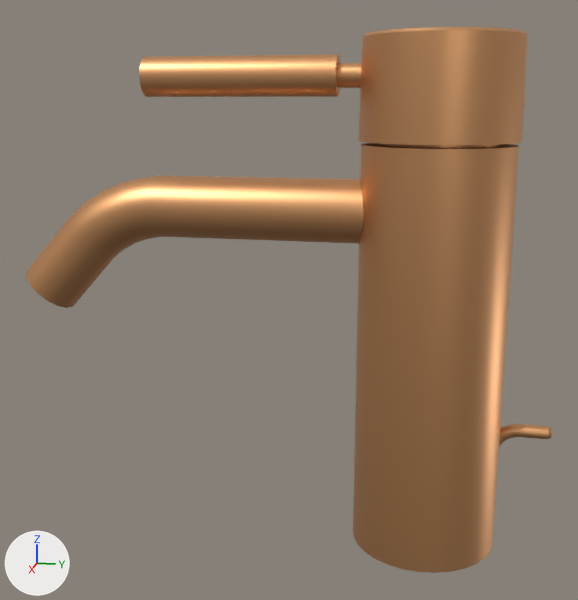
A saved change to the glTF model models/33-502-660-39.glb.
The view is the same before and after, from a camera (50 mm lens) standing at (0.2406, 0.0511, 0.1367) and looking at (-0.0002, 0.003, 0.0765). The axes (+X, +Y, +Z) are drawn at lower left. The lights are the same throughout. The first picture is the older version. Where no turn or scale is listed for an object, it has been applied to the vertices.

Before the edit, the objects in view are built like this:
```python
ob_l_2e84a2f5_9ee6_4637_9123_485a44de7cbb_i1 = bpy.data.objects.new('L_2e84a2f5_9ee6_4637_9123_485a44de7cbb_I1', me_l_2e84a2f5_9ee6_4637_9123_485a44de7cbb_i1_012)
ob_l_2e84a2f5_9ee6_4637_9123_485a44de7cbb_i1.location = (0.0, 0.0, 0.0)
ob_l_4fc056a4_26e0_46f9_9d84_6a3c61ff8eb3_i2 = bpy.data.objects.new('L_4fc056a4_26e0_46f9_9d84_6a3c61ff8eb3_I2', me_l_4fc056a4_26e0_46f9_9d84_6a3c61ff8eb3_i2_012)
ob_l_4fc056a4_26e0_46f9_9d84_6a3c61ff8eb3_i2.location = (0.0, 0.0, 0.0)
ob_l_5f0e5e2c_48e4_4358_863d_c5d17711d95d_i3 = bpy.data.objects.new('L_5f0e5e2c_48e4_4358_863d_c5d17711d95d_I3', me_l_5f0e5e2c_48e4_4358_863d_c5d17711d95d_i3_012)
ob_l_5f0e5e2c_48e4_4358_863d_c5d17711d95d_i3.location = (0.0, 0.0, 0.0)
ob_l_988a0db4_95fc_456a_949c_9ed2fd407976_i5 = bpy.data.objects.new('L_988a0db4_95fc_456a_949c_9ed2fd407976_I5', me_l_988a0db4_95fc_456a_949c_9ed2fd407976_i5_012)
ob_l_988a0db4_95fc_456a_949c_9ed2fd407976_i5.location = (0.0, 0.0, 0.0)
ob_l_a4983444_ec9c_48fd_90e0_4f27d86538d8_i6 = bpy.data.objects.new('L_a4983444_ec9c_48fd_90e0_4f27d86538d8_I6', me_l_a4983444_ec9c_48fd_90e0_4f27d86538d8_i6_012)
ob_l_a4983444_ec9c_48fd_90e0_4f27d86538d8_i6.location = (0.0, 0.0, 0.0)
ob_l_eba97abb_d69d_467f_9fb6_ce883ce695e5_i7 = bpy.data.objects.new('L_eba97abb_d69d_467f_9fb6_ce883ce695e5_I7', me_l_eba97abb_d69d_467f_9fb6_ce883ce695e5_i7_012)
ob_l_eba97abb_d69d_467f_9fb6_ce883ce695e5_i7.location = (0.0, 0.0, 0.0)
```
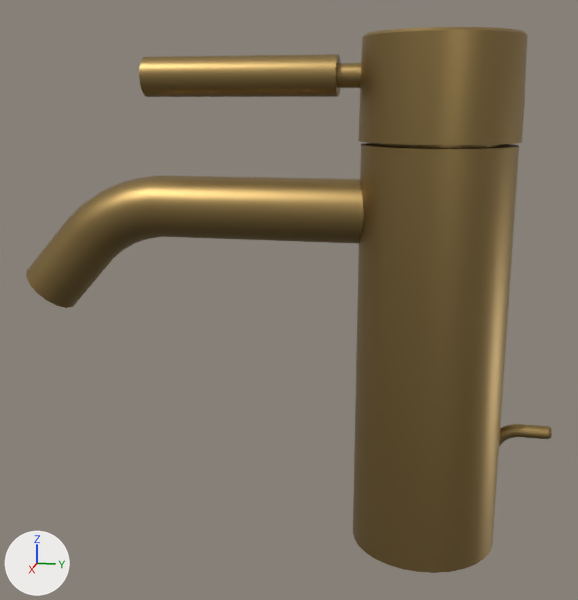
Where the change shows, as pixel boxes [x1, y1, x2, y2] in the pictures (578 x 600 px):
'L_5f0e5e2c_48e4_4358_863d_c5d17711d95d_I3', recoloured (beige to brown): [353, 143, 519, 573] in both
'L_eba97abb_d69d_467f_9fb6_ce883ce695e5_I7', recoloured (beige to brown): [26, 175, 364, 308] in both
'L_988a0db4_95fc_456a_949c_9ed2fd407976_I5', recoloured (beige to brown): [358, 27, 528, 145] in both
'L_4fc056a4_26e0_46f9_9d84_6a3c61ff8eb3_I2', recoloured (darker): [139, 54, 361, 97] in both
'L_2e84a2f5_9ee6_4637_9123_485a44de7cbb_I1', recoloured (darker): [499, 424, 552, 447] in both
'L_a4983444_ec9c_48fd_90e0_4f27d86538d8_I6', recoloured (beige to brown): [381, 144, 498, 148] in both

What the commit changed:
Material 'DB_39' (mat_db_39) is new.
Its base color is (0.356, 0.242, 0.0931) (brown #a18756).
Its metallic is 1.0.
Its roughness is 0.45.
me_l_2e84a2f5_9ee6_4637_9123_485a44de7cbb_i1_012 has 105 vertices, 206 faces and spans x -0.002..0.002, y 0.0623..0.0849, z 0.0233..0.0405.
me_l_2e84a2f5_9ee6_4637_9123_485a44de7cbb_i1_012 no longer uses material mat_d_39 (beige #e2a875).
me_l_2e84a2f5_9ee6_4637_9123_485a44de7cbb_i1_012 gains material mat_db_39 (brown #a18756).
me_l_4fc056a4_26e0_46f9_9d84_6a3c61ff8eb3_i2_012 has 62 vertices, 120 faces and spans x -0.0059..0.006, y -0.0413..0.0257, z 0.1385..0.1505.
me_l_4fc056a4_26e0_46f9_9d84_6a3c61ff8eb3_i2_012 no longer uses material mat_d_39 (beige #e2a875).
me_l_4fc056a4_26e0_46f9_9d84_6a3c61ff8eb3_i2_012 gains material mat_db_39 (brown #a18756).
me_l_5f0e5e2c_48e4_4358_863d_c5d17711d95d_i3_012 has 62 vertices, 120 faces and spans x -0.0225..0.0225, y 0.0249..0.0696, z 0.0..0.125.
me_l_5f0e5e2c_48e4_4358_863d_c5d17711d95d_i3_012 no longer uses material mat_d_39 (beige #e2a875).
me_l_5f0e5e2c_48e4_4358_863d_c5d17711d95d_i3_012 gains material mat_db_39 (brown #a18756).
me_l_988a0db4_95fc_456a_949c_9ed2fd407976_i5_012 has 254 vertices, 504 faces and spans x -0.0232..0.0232, y 0.024..0.0705, z 0.126..0.156.
me_l_988a0db4_95fc_456a_949c_9ed2fd407976_i5_012 no longer uses material mat_d_39 (beige #e2a875).
me_l_988a0db4_95fc_456a_949c_9ed2fd407976_i5_012 gains material mat_db_39 (brown #a18756).
me_l_a4983444_ec9c_48fd_90e0_4f27d86538d8_i6_012 has 60 vertices, 116 faces and spans x -0.0166..0.0166, y 0.0308..0.0637, z 0.1238..0.126.
me_l_a4983444_ec9c_48fd_90e0_4f27d86538d8_i6_012 no longer uses material mat_d_39 (beige #e2a875).
me_l_a4983444_ec9c_48fd_90e0_4f27d86538d8_i6_012 gains material mat_db_39 (brown #a18756).
me_l_eba97abb_d69d_467f_9fb6_ce883ce695e5_i7_012 has 129 vertices, 254 faces and spans x -0.0096..0.0097, y -0.0849..0.0269, z 0.0707..0.1146.
me_l_eba97abb_d69d_467f_9fb6_ce883ce695e5_i7_012 no longer uses material mat_d_39 (beige #e2a875).
me_l_eba97abb_d69d_467f_9fb6_ce883ce695e5_i7_012 gains material mat_db_39 (brown #a18756).
